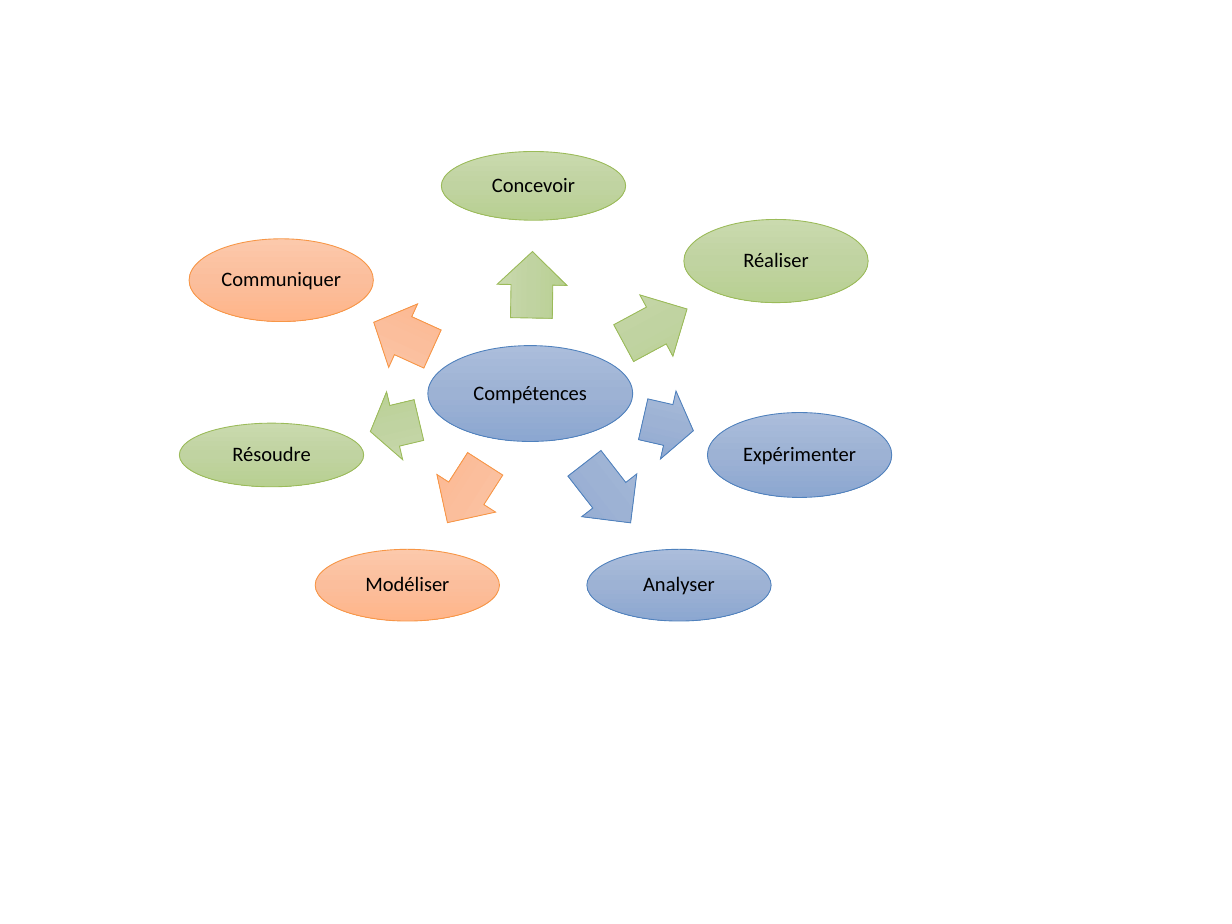
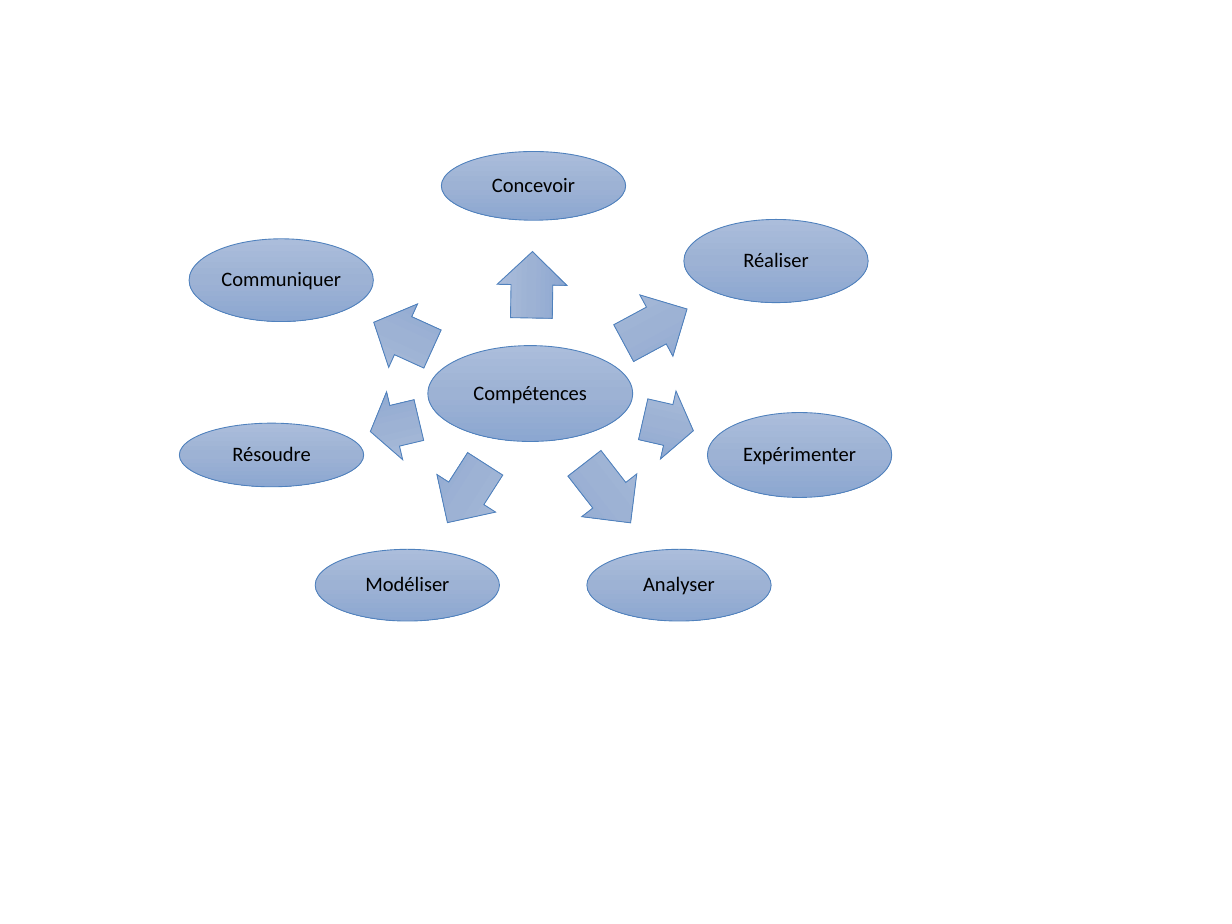
Before and after one commit to xpessoles/TP_Documents, a slide deck: slide 7 of Ressources/Ecarts.pptx. Drawn at 1232x924 pixels with LibreOffice and Linux fonts; fonts in the diff are those of the drawing; background and template pictures are left out. Boxes give left, top, right and bottom in pixels: in the first picture for what was removed or moved away, otherwise in the second. Text is boxed around its words. In the diff, an @@ line names an element or a change of style, - is before the commit and + after.

```diff
--- a/Ressources/Ecarts.pptx
+++ b/Ressources/Ecarts.pptx
@@ fill gradient #FDCAAC to #FBBF9C to #FFB68A to gradient #ABBEDB to #9EB3D5 to #8CA7D2; outline #F79646 0.5 pt to #4F81BD 0.5 pt in 4 elements at (x1=418, y1=445, x2=515, y2=542), (x1=315, y1=549, x2=500, y2=621), (x1=359, y1=290, x2=447, y2=381), (x1=190, y1=239, x2=375, y2=322) @@
@@ fill gradient #CADAAF to #C1D4A2 to #B9D091 to gradient #ABBEDB to #9EB3D5 to #8CA7D2; outline #9BBB59 0.5 pt to #4F81BD 0.5 pt in 6 elements at (x1=497, y1=251, x2=568, y2=319), (x1=441, y1=152, x2=626, y2=221), (x1=607, y1=278, x2=704, y2=374), (x1=684, y1=219, x2=869, y2=303), (x1=362, y1=386, x2=426, y2=466), (x1=180, y1=424, x2=365, y2=488) @@
```
Also in this commit, not shown: 1 other slide changed.
